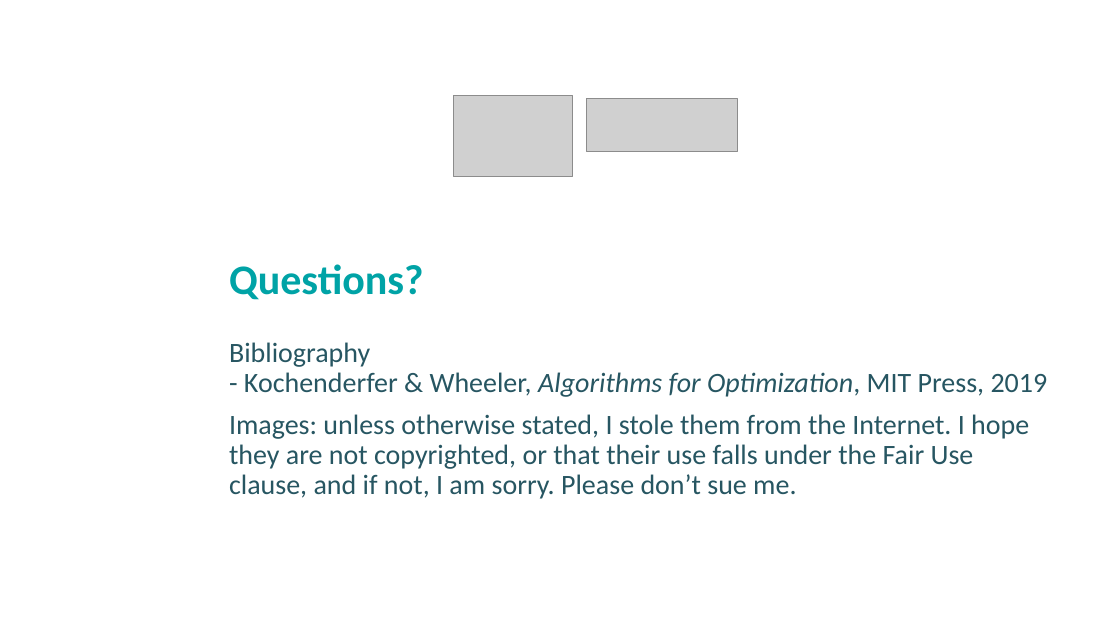
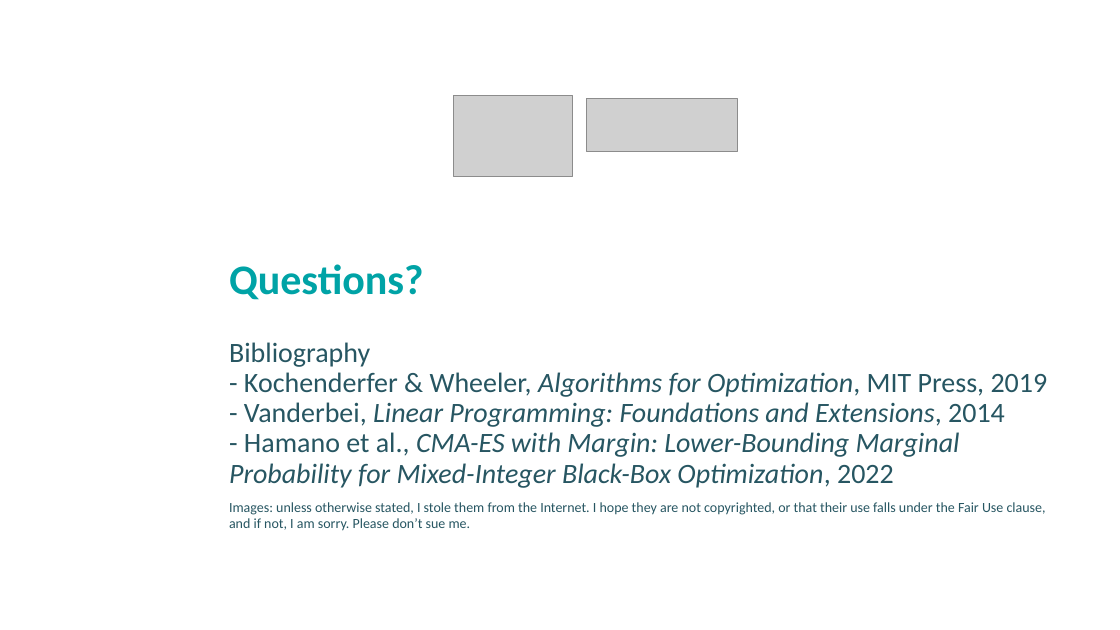
Before and after one commit to albertotonda/teaching, a slide deck: slide 6 of optimization-methods-for-artificial-intelligence/optimization-discrete.pptx (slide 4 before the commit). Drawn at 1120x630 pixels with LibreOffice and Linux fonts; fonts in the diff are those of the drawing; grey boxes stand for pictures; background and template pictures are left out. Boxes give left, top, right and bottom in pixels: in the first picture for what was removed or moved away, otherwise in the second. Text is boxed around its words. In the diff, an @@ line names an element or a change of style, - is before the commit and + after.

```diff
--- a/optimization-methods-for-artificial-intelligence/optimization-discrete.pptx
+++ b/optimization-methods-for-artificial-intelligence/optimization-discrete.pptx
@@ subtitle at [229, 342, 1048, 488]: text changed; italic on @@
-Bibliography
-- Kochenderfer & Wheeler, Algorithms for Optimization, MIT Press, 2019
+Bibliography
+- Kochenderfer & Wheeler, Algorithms for Optimization, MIT Press, 2019
+- Vanderbei, Linear Programming: Foundations and Extensions, 2014
+- Hamano et al., CMA-ES with Margin: Lower-Bounding Marginal Probability for Mixed-Integer Black-Box Optimization, 2022
@@ subtitle at [229, 502, 1046, 531]: size 24 to 12 pt in "Images: unless otherwise stated, I stole them ..." @@
```
Also in this commit, not shown: 2 other slides changed, 2 slides added, 6 other files.
